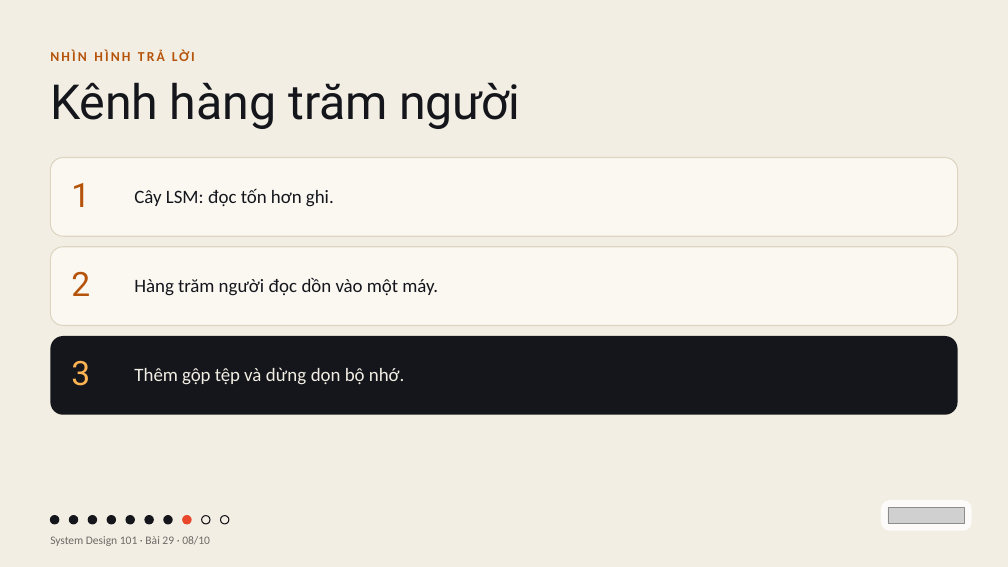
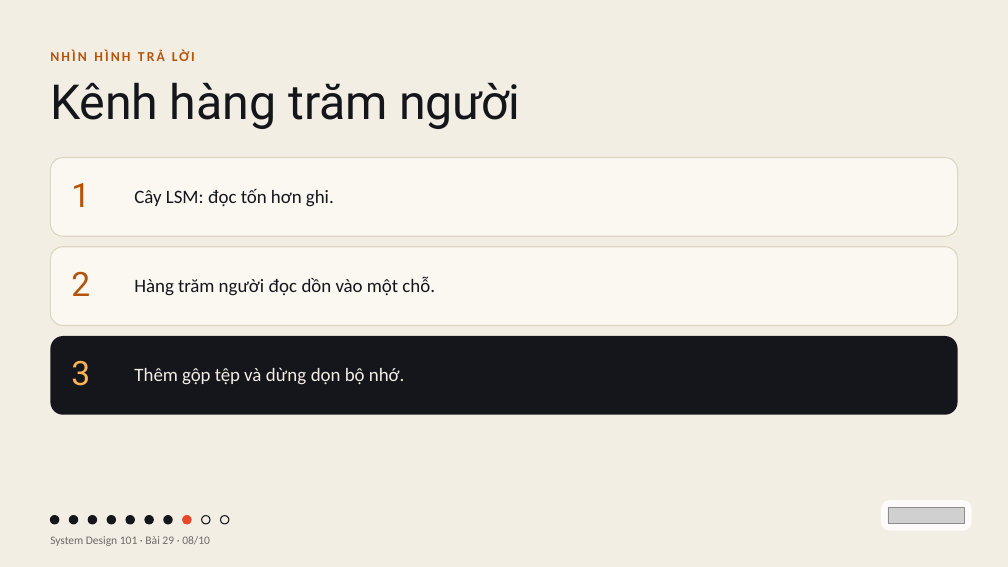
Before and after one commit to vohoailinh90/tool-marketing-studio, a slide deck: slide 8 of system-design-101/vi/lessons/sd-02-029/slides/sd-02-029.pptx. Drawn at 1008x567 pixels with LibreOffice and Linux fonts; fonts in the diff are those of the drawing; grey boxes stand for pictures. Boxes give left, top, right and bottom in pixels: in the first picture for what was removed or moved away, otherwise in the second. Text is boxed around its words. In the diff, an @@ line names an element or a change of style, - is before the commit and + after.

```diff
--- a/system-design-101/vi/lessons/sd-02-029/slides/sd-02-029.pptx
+++ b/system-design-101/vi/lessons/sd-02-029/slides/sd-02-029.pptx
@@ text at (134, 276, 435, 296): text changed @@
-Hàng trăm người đọc dồn vào một máy.
+Hàng trăm người đọc dồn vào một chỗ.
```
Also in this commit, not shown: 1 other slide changed, 3 other files.
